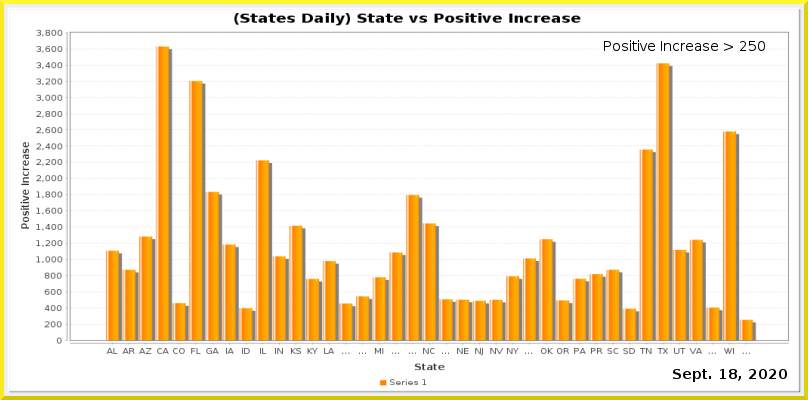
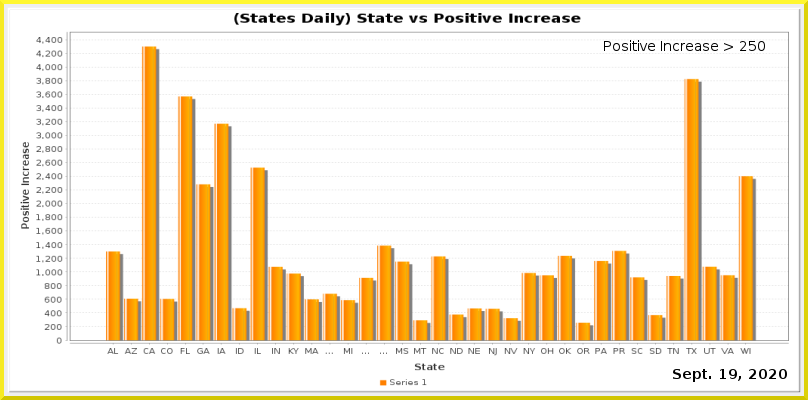
Layer changes from the first 808 x 400 image to the second:
painted on "Current Date" over (729, 369, 737, 379)
painted on "Date_vs_TestIncrease.png" over (36, 29, 789, 356)
